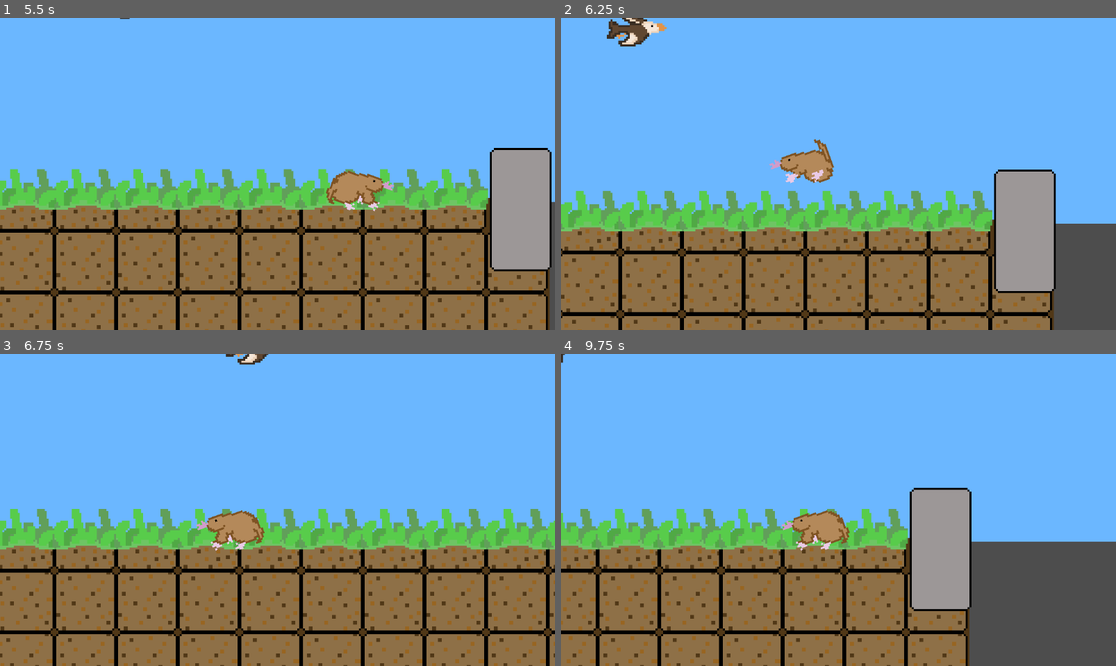
Above: before the commit, frames 1-4 (two rows, left to right).
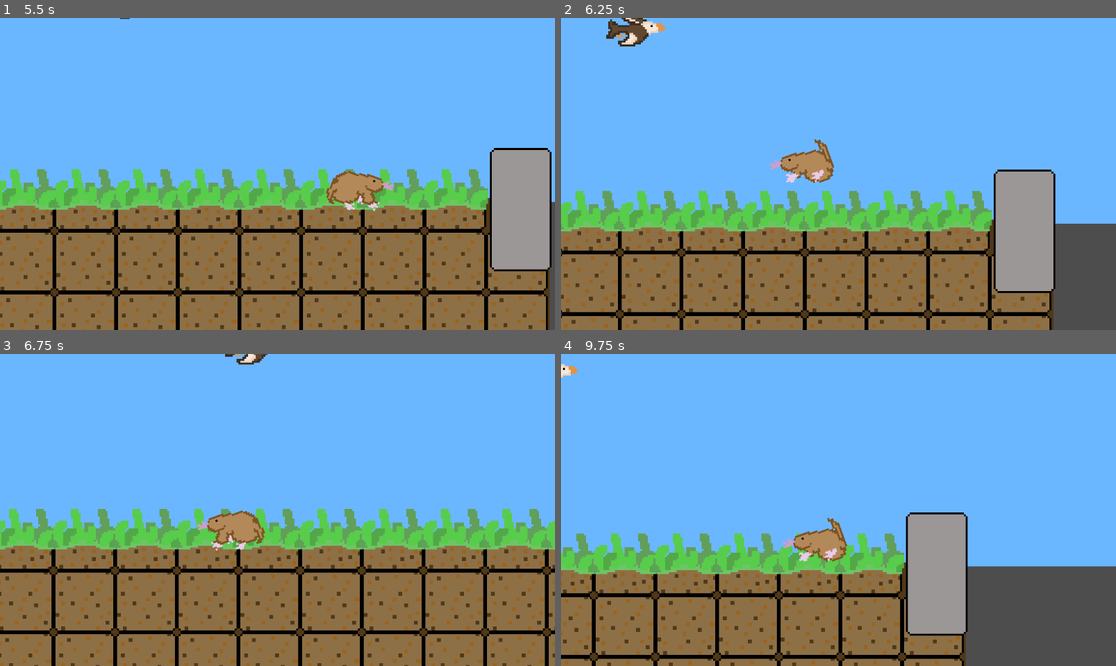
Above: after the commit, the same moments.

Repository: CanadianPS1/GameJam---Mole-Time
Game: Godot game, scene res://Scenes/game.tscn
Same seed, same stepped clock (60 frames per second), same inputs: the game is played once before the commit and once after it.
Inputs:
- Up to frame 1 (5.5 s): hold D (moveRight) 0.53-2.03 s; tap W (moveUp) at 0.77, 1.52, 3.02, 3.77, 4.52 s; hold A (moveLeft) 2.03-2.78 s; hold D (moveRight) 2.78-4.28 s; hold A (moveLeft) 4.28-5.03 s; hold D (moveRight) from 5.03 s (still down)
- Up to frame 2 (6.25 s): release D (moveRight) at 5.78 s; hold A (moveLeft) from 5.78 s (still down); tap W (moveUp) at 6.02 s
- Up to frame 3 (6.75 s): keep holding A (moveLeft)
- Up to frame 4 (9.75 s): tap W (moveUp) at 6.77, 7.52, 9.02 s; release A (moveLeft) at 7.28 s; hold D (moveRight) 7.28-9.53 s; hold A (moveLeft) from 9.53 s (still down)

Frame 1 is identical in both runs. In frame 2, 2.2% of the frame differs, in the area x 0-90%, y 0-100%; in frame 3, 4.7%; in frame 4, 23%, in the area x 0-100%, y 0-100%.

Commit message:
implemented worm speed decrease

Diff:
--- a/molegame/scripts/player.gd
+++ b/molegame/scripts/player.gd
@@ -4,15 +4,23 @@
 var inGround = false
 var speed = 200.0
 var numWorms = 0
+var wormTimer: Timer
 
 @onready var animated_sprite: AnimatedSprite2D = $AnimatedSprite2D
 
 
-func add_worm():
-	numWorms += 1
-	print("added worm")
+
+
 
 @onready var rigid_body: RigidBody2D = $RigidBody2D
+
+func _ready():
+	#creates worm timer
+		wormTimer = Timer.new()
+		wormTimer.wait_time = 1.0
+		wormTimer.timeout.connect(_on_worm_timer_timeout)
+		add_child(wormTimer)
+
 
 func _physics_process(delta: float) -> void:
 	# Add the gravity.
@@ -53,3 +61,26 @@
 		velocity.x = move_toward(velocity.x, 0, speed)
 
 	move_and_slide()
+
+
+func add_worm():
+	numWorms += 1
+	print("added worm")
+
+	if(numWorms == 1):
+		# starts worm timer after getting 1st worm
+		wormTimer.start()
+
+func _on_worm_timer_timeout():
+	if speed > 0:
+		print("ur speed decreased")
+		decrease_speed()
+	else:
+		speed = 0
+
+
+func decrease_speed():
+	for i in numWorms:
+		speed -= 1
+
+	print(speed)
